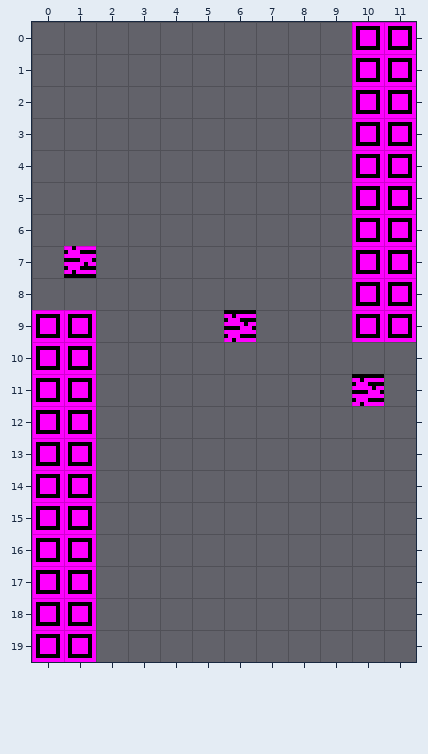
Tiled map: assets/data/mapchunks/level_1/t-2.tmx. Above is the file before it was changed.
Cells are 8x8 px. Shown: x 0..11, y 0..19.
And afterwards:
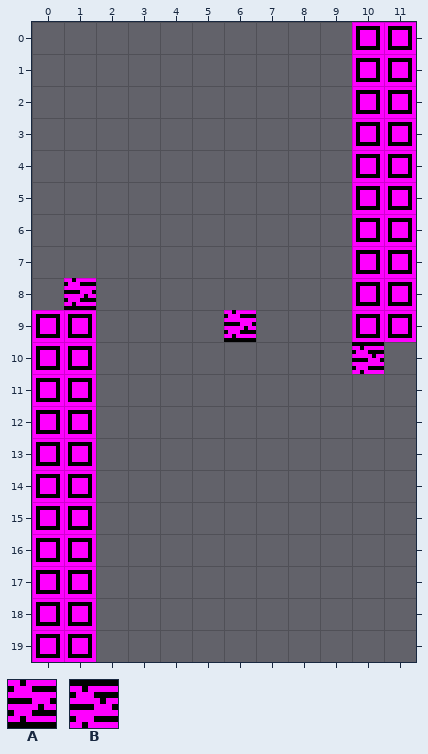
Key: from "tiles": A 3, B 3 flipped up-down.
Objects are placed by their top-left corner, in cells (3,4 is the top-left corner of cell 3,4); size is 1x1 cell unless given.
Changes in this commit:
Layer "hazards":
Object B "movingBlock" at 6,9 becomes A "movingBlock" at 6,9.
Layer "enemies":
Object A "enemyTurret" at 1,7 becomes A "enemyTurret" at 1,8.
Object B "enemyTurret" at 10,11 becomes B "enemyTurret" at 10,10.
